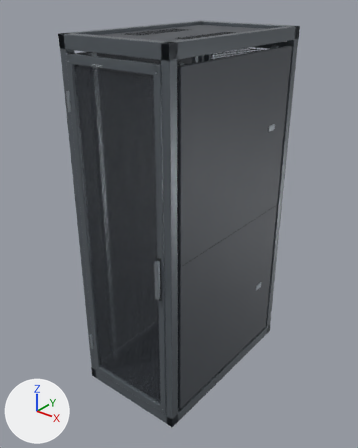
An edit to the glTF model frontend/public/models/pdumind-v1/rack.glb, drawn before and after from the same camera.
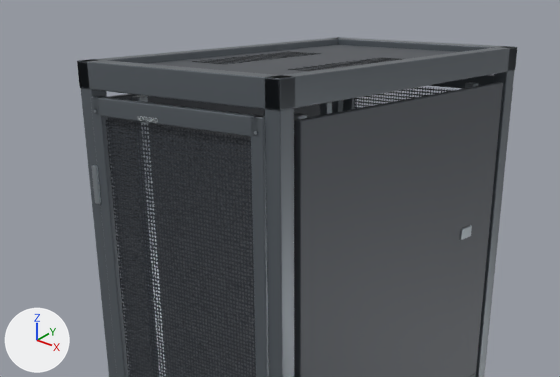
Old and new are each drawn whole from a camera (50 mm lens) standing at (1.47, -1.9, 2.05) and looking at (-0.02, -0.04, 0.9) and again close up on the part from 4% to 90% of the width and 0% to 46% of the height. Lighting does not change. The marker at lower left points along +X, +Y and +Z. The last two pictures show the newer version. Where no turn or scale is listed for an object, it has been applied to the vertices.

Names of what the first close-up shows: 'Frame_and_feet', 'Front_door_hardware', 'Front_perforated_screen', 'Panels_roof_plinth', 'Rails_U_ticks', 'Rear_door_hardware', 'Rear_perforated_screen'.
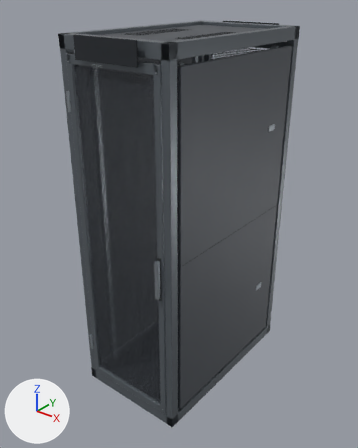
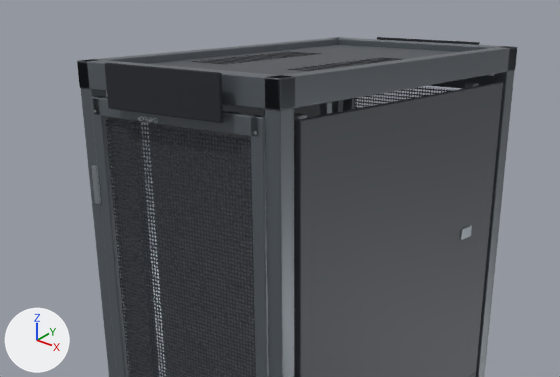
What differs and where, as boxes [x1, y1, x2, y2] in the close-ups (560 x 377 px):
'RackPlaqueRear', added (black): after [105, 63, 223, 123]
'RackPlaqueFront', added: after [377, 37, 480, 45]

What the commit changed:
Material 'Annotation plaque matte' (mat_annotation_plaque_matte) is new.
Its base color is (0.018, 0.022, 0.028) (black #24292f).
Its metallic is 0.15.
Its roughness is 0.82.
Mesh me_cube_002 is new.
It has 56 vertices, 108 faces and spans x -0.17..0.17, y -0.004..0.004, z -0.048..0.048.
It uses material mat_annotation_plaque_matte (black #24292f).
Object 'RackPlaqueRear' (ob_rackplaquerear) is new; it shows me_cube_002.
Its location is (0.0, -0.525, 1.819).
Object 'RackPlaqueFront' (ob_rackplaquefront) is new; it shows a copy of me_cube_002.
Its location is (0.0, 0.525, 1.819).
